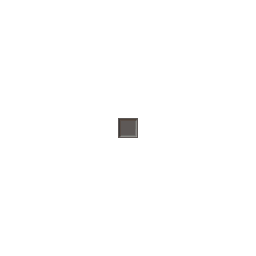
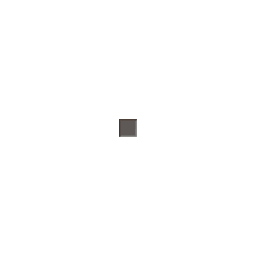
Layer changes from the first 256×256 image to the second:
painted on "Input Slot" over (118, 118, 138, 138)
